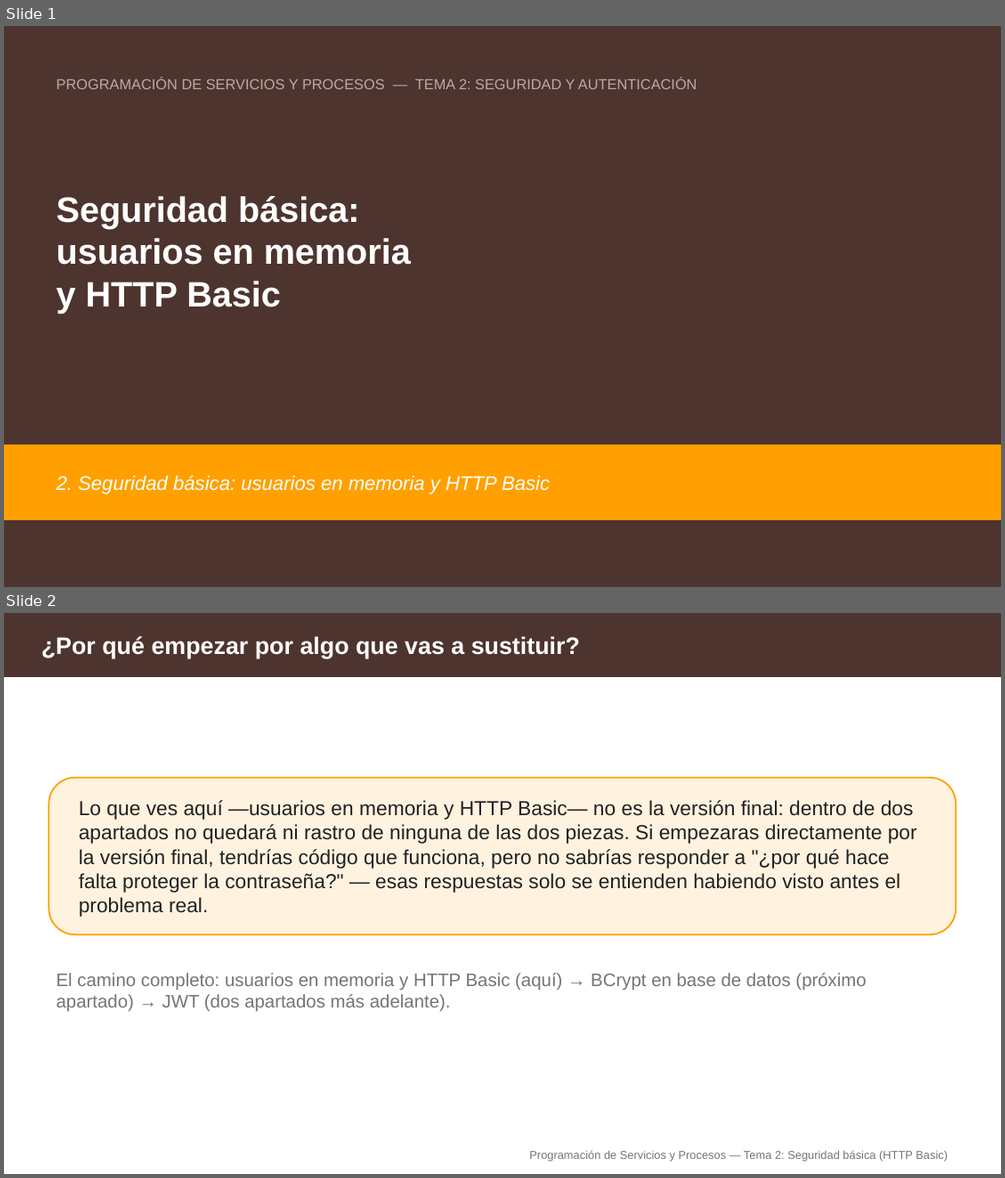
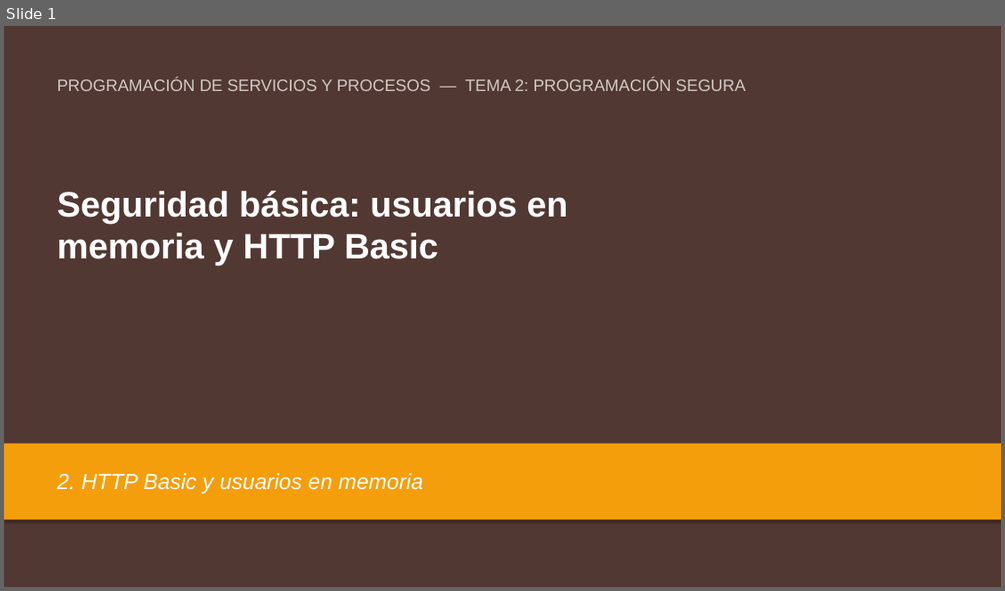
Before and after one commit to aitorventura/programacion-servicios-procesos, a slide deck: docs/tema2/diapositivas/seguridad-basica-http-basic.pptx. Shown one above the other, each under a label of ours: slides 1 and 2 before the commit, slide 1 after it. The pictures are 1005x1178 and 1005x591 pixels, drawn with LibreOffice and Linux fonts; fonts in the diff are those of the drawing. Boxes give left, top, right and bottom in pixels: in the first picture for what was removed or moved away, otherwise in the second. Text is boxed around its words. In the diff, an @@ line names an element or a change of style, - is before the commit and + after.

Commit message:
primeras sesiones de tema 2

```diff
--- a/docs/tema2/diapositivas/seguridad-basica-http-basic.pptx
+++ b/docs/tema2/diapositivas/seguridad-basica-http-basic.pptx
@@ slide 2 removed at bbox=[4, 613, 1001, 1174], background #FFFFFF @@
@@ rectangle removed at bbox=[4, 613, 1001, 676] @@
@@ text removed at bbox=[41, 636, 580, 658] @@
-¿Por qué empezar por algo que vas a sustituir?
@@ rounded rectangle removed at bbox=[48, 778, 956, 934] @@
@@ text removed at bbox=[79, 800, 917, 916] @@
-Lo que ves aquí —usuarios en memoria y HTTP Basic— no es la versión final: dentro de dos apartados no quedará ni rastro de ninguna de las dos piezas. Si empezaras directamente por la versión final, tendrías código que funciona, pero no sabrías responder a "¿por qué hace falta proteger la contraseña?" — esas respuestas solo se entienden habiendo visto antes el problema real.
@@ text removed at bbox=[57, 973, 866, 1011] @@
-El camino completo: usuarios en memoria y HTTP Basic (aquí) → BCrypt en base de datos (próximo apartado) → JWT (dos apartados más adelante).
@@ text removed at bbox=[529, 1150, 947, 1161] @@
-Programación de Servicios y Procesos — Tema 2: Seguridad básica (HTTP Basic)
@@ slide 1 changed as well @@
@@ background #4E342E to #523832 @@
@@ text at bbox=[57, 78, 746, 91]: text changed; size 14 to 16 pt; text colour #BCAAA4 to #D2C9C5 @@
-PROGRAMACIÓN DE SERVICIOS Y PROCESOS — TEMA 2: SEGURIDAD Y AUTENTICACIÓN
+PROGRAMACIÓN DE SERVICIOS Y PROCESOS — TEMA 2: PROGRAMACIÓN SEGURA
@@ text at bbox=[57, 191, 567, 265]: text changed @@
-Seguridad básica:
-usuarios en memoria
-y HTTP Basic
+Seguridad básica: usuarios en
+memoria y HTTP Basic
@@ rectangle at bbox=[4, 443, 1001, 520]: fill #FFA000 to #F59E0B; outline #FFA000 1 pt to none; shadow on @@
@@ vertical alignment middle to top in 3 elements at bbox=[57, 191, 567, 265], bbox=[57, 78, 746, 91], bbox=[57, 473, 423, 493] @@
@@ text at bbox=[57, 473, 423, 493]: text changed; size 19 to 21 pt @@
-2. Seguridad básica: usuarios en memoria y HTTP Basic
+2. HTTP Basic y usuarios en memoria
```
Also in this commit, not shown: 2 other slides changed, 11 slides added, 26 other slides removed, 17 other files.
